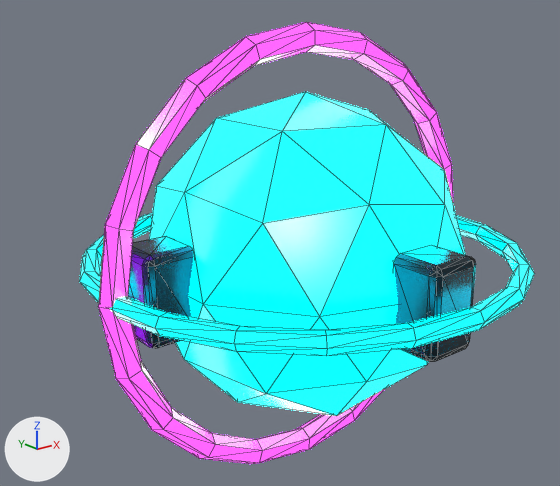
Two versions of the glTF model assets/models/baked/Energy-Core.glb, one commit apart.
Before and after are seen from a 50 mm camera at (-1.257, -1.469, 1.635) aimed at (-0.044, 0.047, 1.028). The axes (+X, +Y, +Z) are drawn at lower left. The lights are the same throughout. The picture after the commit comes second. Mesh edges are drawn as thin lines. Where no turn or scale is listed for an object, it has been applied to the vertices.

Script lines for the objects in view, before the commit:
```python
ob_energycore_faceted = bpy.data.objects.new('EnergyCore_Faceted', me_icosphere_018)
ob_energycore_faceted.location = (0.0, 0.0, 1.0)
ob_energycore_grip_2 = bpy.data.objects.new('EnergyCore_Grip_2', me_cube_088)
ob_energycore_grip_2.location = (-0.43, 0.0, 1.0)
ob_energycore_grip_3 = bpy.data.objects.new('EnergyCore_Grip_3', me_cube_089)
ob_energycore_grip_3.location = (0.0, -0.43, 1.0)
ob_energycore_ring_x = bpy.data.objects.new('EnergyCore_Ring_X', me_torus_015)
ob_energycore_ring_x.location = (0.0, 0.0, 1.0)
ob_energycore_ring_x.rotation_euler = (1.571, 0.0, 0.0)  # degrees (90, 0, 0)
ob_energycore_ring_z = bpy.data.objects.new('EnergyCore_Ring_Z', me_torus_016)
ob_energycore_ring_z.location = (0.0, 0.0, 1.0)
```
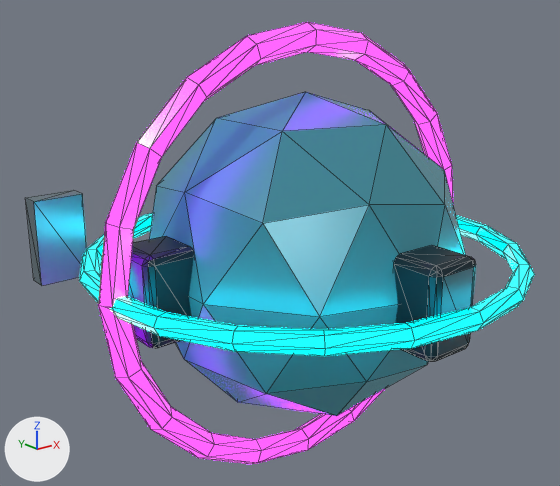
What the commit changed:
In material 'MAT_Game_DarkMetal' (mat_mat_game_darkmetal), roughness goes from 0.25 to 0.38.
Material 'Polished Core Crystal' (mat_polished_core_crystal) is new.
Its base color is (0.035, 0.19, 0.24) (cyan #357986).
Its metallic is 0.22.
Its roughness is 0.26.
Its emission color is (0.0105, 0.057, 0.072) (dark cyan #1a444c).
Its emission strength is 1.0.
Material 'Polish Recess' (mat_polish_recess) is new.
Its base color is (0.025, 0.037, 0.045) (dark blue #2c363c).
Its metallic is 0.25.
Its roughness is 0.8.
Material 'Polish Steel' (mat_polish_steel) is new.
Its base color is (0.2, 0.28, 0.32) (greyish blue #7c9099).
Its metallic is 0.7.
Its roughness is 0.38.
me_icosphere_018 has 42 vertices, 80 faces and spans x -0.399..0.399, y -0.42..0.42, z -0.42..0.42.
me_icosphere_018 no longer uses material mat_mat_game_cyan (cyan #00819e, glowing cyan #00edff).
me_icosphere_018 gains material mat_polished_core_crystal (cyan #357986).
Mesh me_cube is new.
It has 24 vertices, 32 faces and spans x -0.07..0.95, y -0.06..-0.003, z -0.12..0.12.
Faces by material slot: [24, 8].
It uses material mat_polish_steel (greyish blue #7c9099).
It uses material mat_polish_recess (dark blue #2c363c).
In object 'EnergyCore_Ring_X' (ob_energycore_ring_x), parent is now set to ob_motion_energycore_ring_x.
Object 'EnergyCore_Ring_X' (ob_energycore_ring_x) moves from (0.0, 0.0, 1.0) to (0.0, 0.0, 0.0).
In object 'EnergyCore_Ring_Z' (ob_energycore_ring_z), parent is now set to ob_motion_energycore_ring_z.
Object 'EnergyCore_Ring_Z' (ob_energycore_ring_z) moves from (0.0, 0.0, 1.0) to (0.0, 0.0, 0.0).
Object 'Motion_EnergyCore_Ring_Z' (ob_motion_energycore_ring_z) is new.
Its location is (0.0, 0.0, 1.0).
Its rotation in degrees is (0, 0, -0.4).
Object 'Motion_EnergyCore_Ring_X' (ob_motion_energycore_ring_x) is new.
Its location is (0.0, 0.0, 1.0).
Its rotation in degrees is (0, 0.4, 0).
Object 'Detail_Assembly' (ob_detail_assembly) is new; it shows me_cube.
Its location is (-0.44, 0.58, 1.0).

Boxes [x1, y1, x2, y2] around the edits, measured in the pictures (560 x 486 px):
'EnergyCore_Faceted', recoloured (darker)
    both: [149, 92, 466, 416]
'EnergyCore_Ring_X', moved
    before: [99, 22, 453, 464]
    after: [98, 22, 453, 464]
'EnergyCore_Ring_Z', moved
    before: [80, 213, 534, 356]
    after: [79, 213, 535, 356]
'EnergyCore_Grip_3', surface changed
    both: [394, 245, 476, 361]
'Detail_Assembly', added
    after: [26, 190, 87, 286]
'EnergyCore_Grip_2', surface changed
    both: [128, 236, 194, 348]
